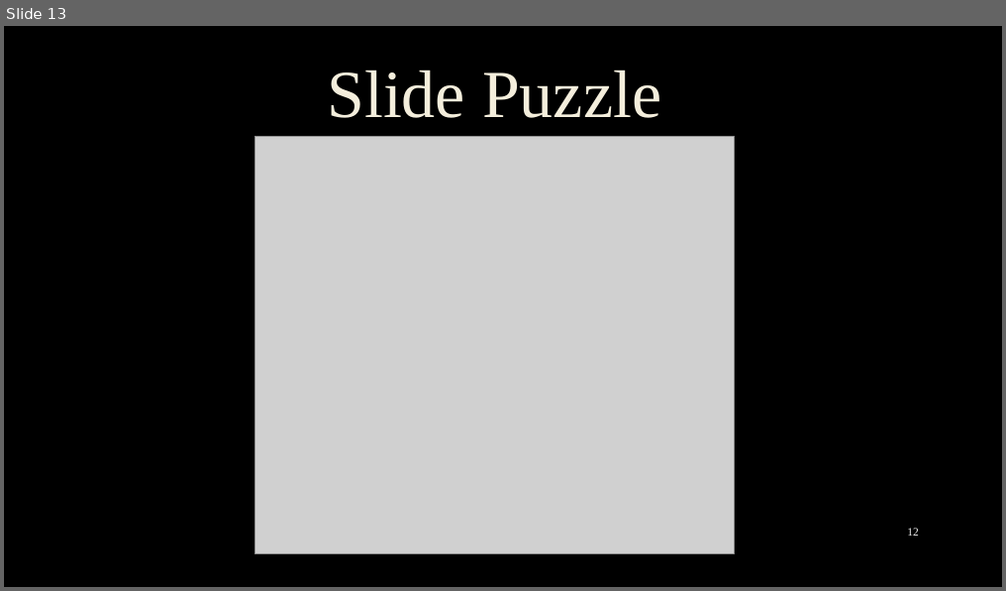
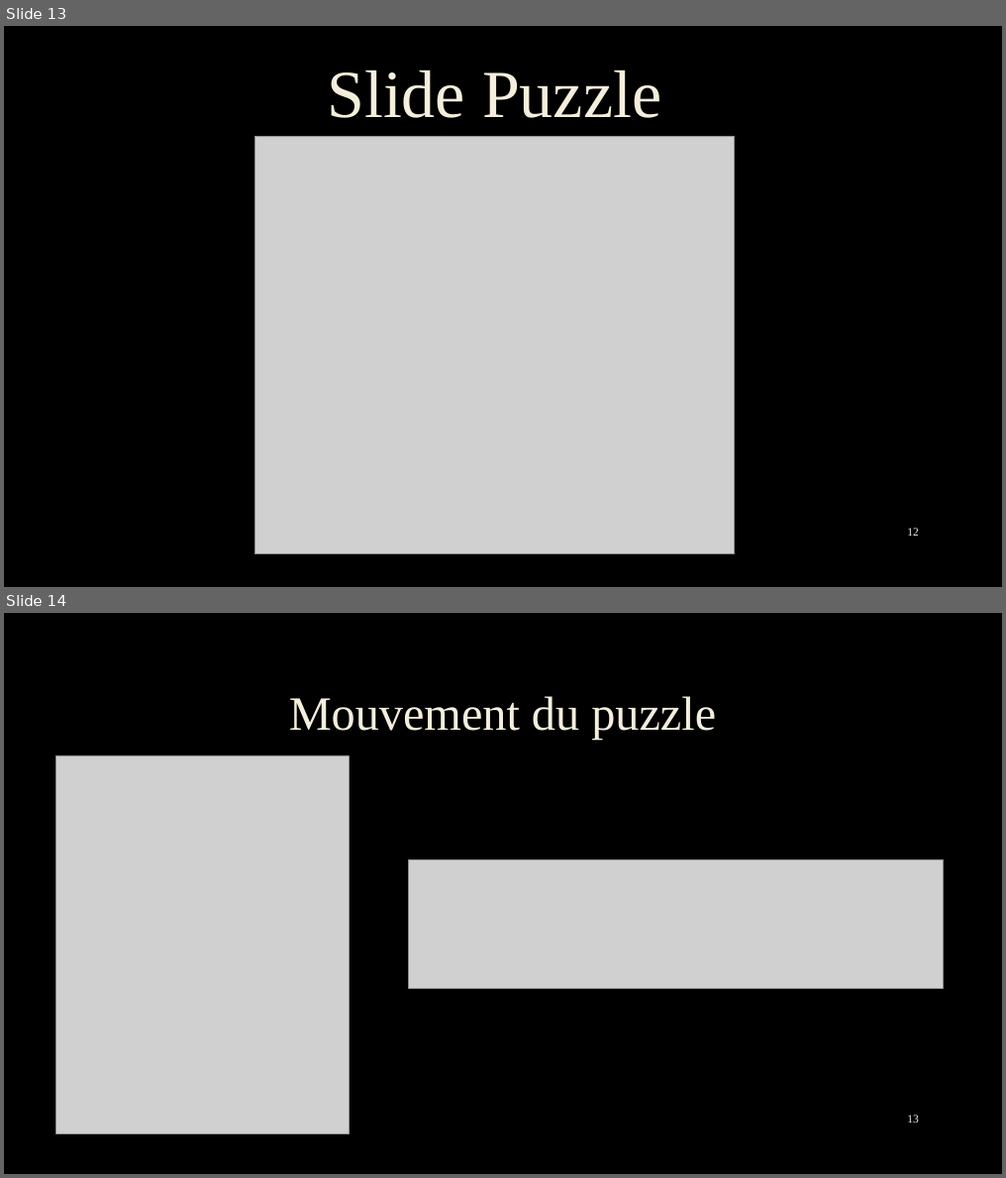
Before and after one commit to Leocqrl/SAE23, a slide deck: Présentation Du Site Web.pptx. Shown one above the other, each under a label of ours: slide 13 before the commit, slides 13 and 14 after it. The pictures are 1006x591 and 1006x1178 pixels, drawn with LibreOffice and Linux fonts; fonts in the diff are those of the drawing; grey boxes stand for pictures; background and template pictures are left out. Boxes give left, top, right and bottom in pixels: in the first picture for what was removed or moved away, otherwise in the second. Text is boxed around its words. In the diff, an @@ line names an element or a change of style, - is before the commit and + after.

```diff
--- a/Présentation Du Site Web.pptx
+++ b/Présentation Du Site Web.pptx
@@ slide 14 added at box(4, 613, 1002, 1174), background picture (left out) @@
@@ title added at box(289, 696, 716, 739), 46 pt, text #F4EEDC @@
+Mouvement du puzzle
@@ picture added at box(56, 756, 350, 1134) @@
@@ picture added at box(409, 861, 944, 989) @@
@@ page number added at box(907, 1115, 919, 1123), 11 pt, text #F2F2F2 @@
+13
```
Also in this commit, not shown: 1 slide changed.
